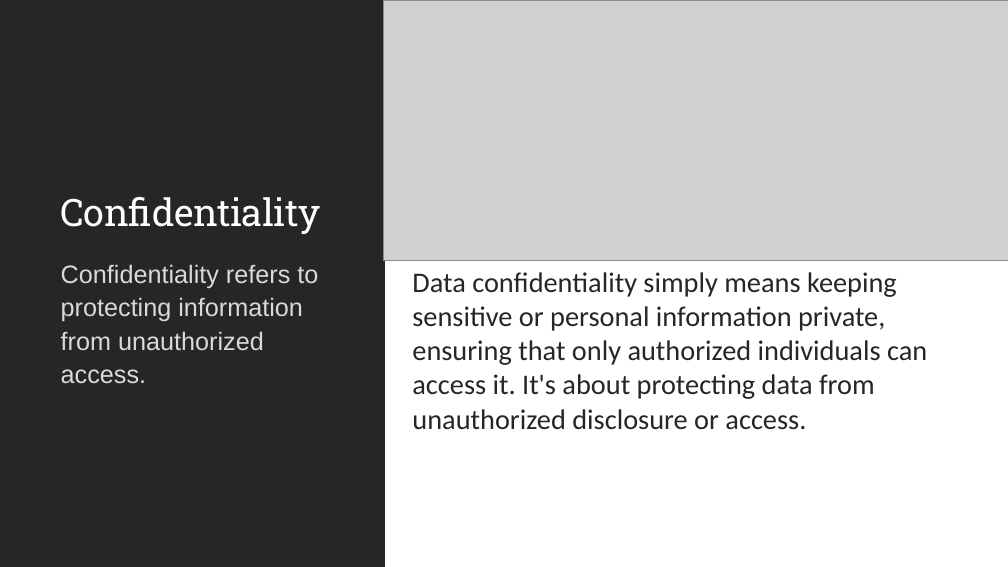
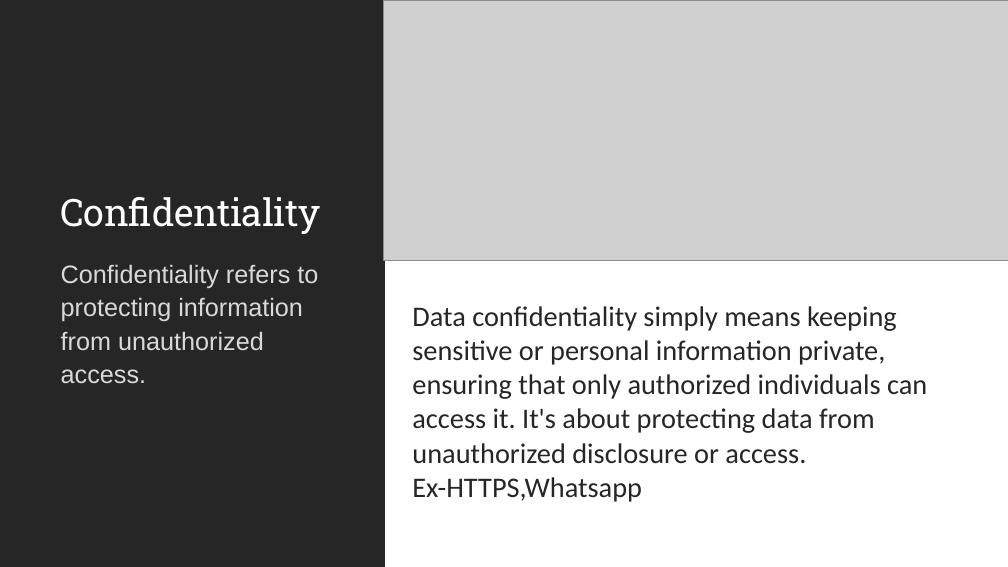
Before and after one commit to Anujdev67/Wipro_infra, a slide deck: slide 3 of CIA Triad Case Study.pptx. Drawn at 1008x567 pixels with LibreOffice and Linux fonts; fonts in the diff are those of the drawing; grey boxes stand for pictures. Boxes give left, top, right and bottom in pixels: in the first picture for what was removed or moved away, otherwise in the second. Text is boxed around its words. In the diff, an @@ line names an element or a change of style, - is before the commit and + after.

```diff
--- a/CIA Triad Case Study.pptx
+++ b/CIA Triad Case Study.pptx
@@ text at <box>412,477,642,502</box>: paragraph added @@
+Ex-HTTPS,Whatsapp
```
Also in this commit, not shown: 1 other slide changed, 2 other files.
